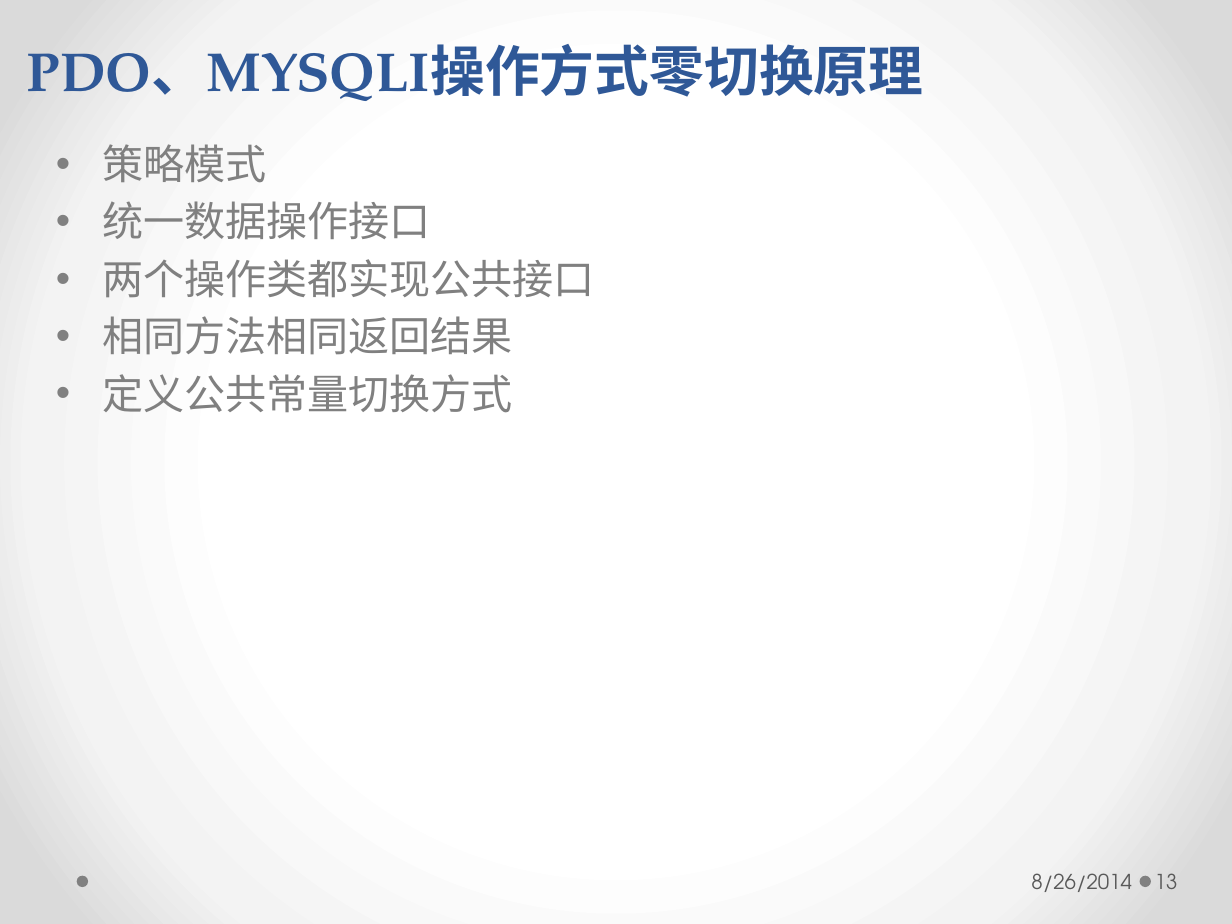
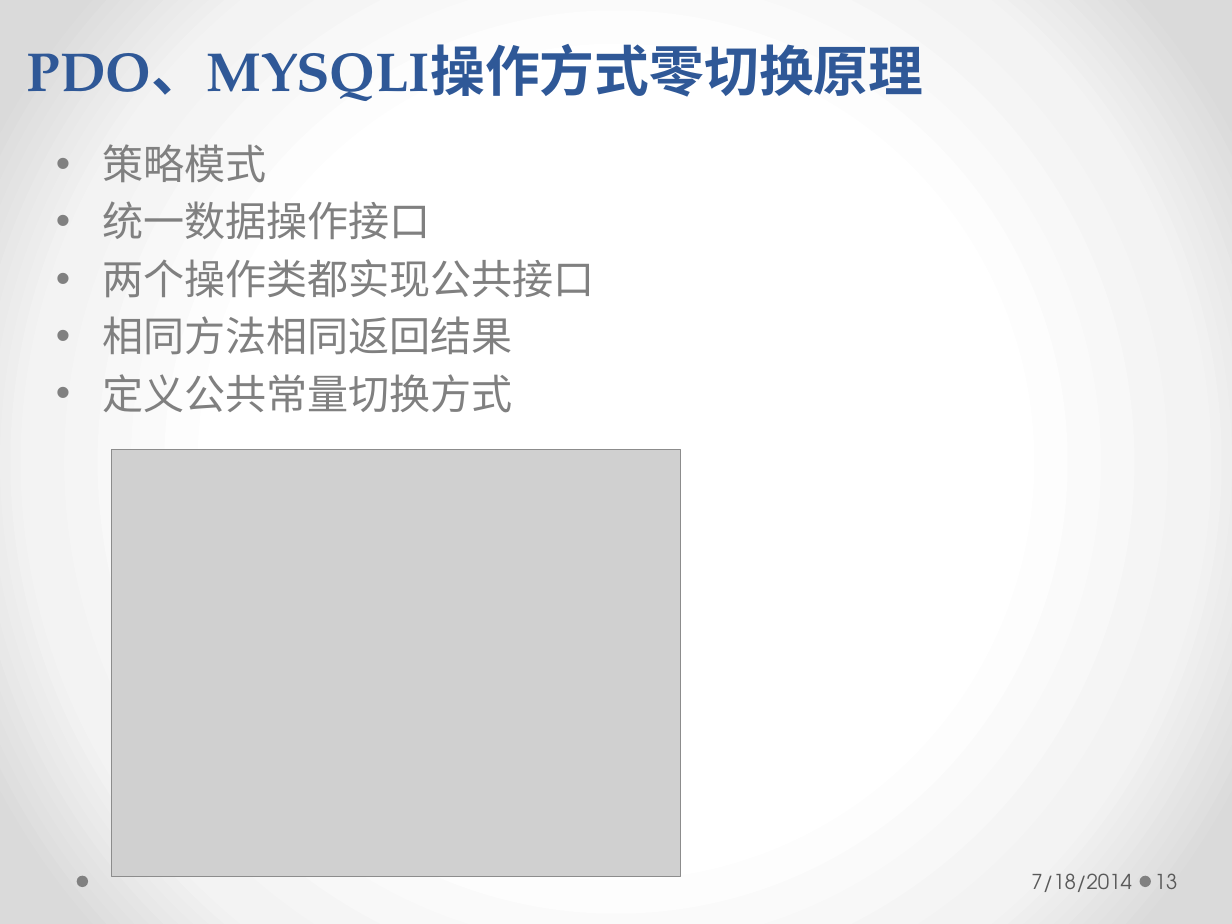
Before and after one commit to longhaisheng/dbroute, a slide deck: slide 13 of dbroute.pptx. Drawn at 1232x924 pixels with LibreOffice and Linux fonts; fonts in the diff are those of the drawing; grey boxes stand for pictures. Boxes give left, top, right and bottom in pixels: in the first picture for what was removed or moved away, otherwise in the second. Text is boxed around its words. In the diff, an @@ line names an element or a change of style, - is before the commit and + after.

```diff
--- a/dbroute.pptx
+++ b/dbroute.pptx
@@ picture added at bbox=[112, 450, 681, 876] @@
@@ text at bbox=[1031, 873, 1132, 892]: text changed @@
-8/26/2014
+7/18/2014
```
Also in this commit, not shown: 19 other slides changed.
